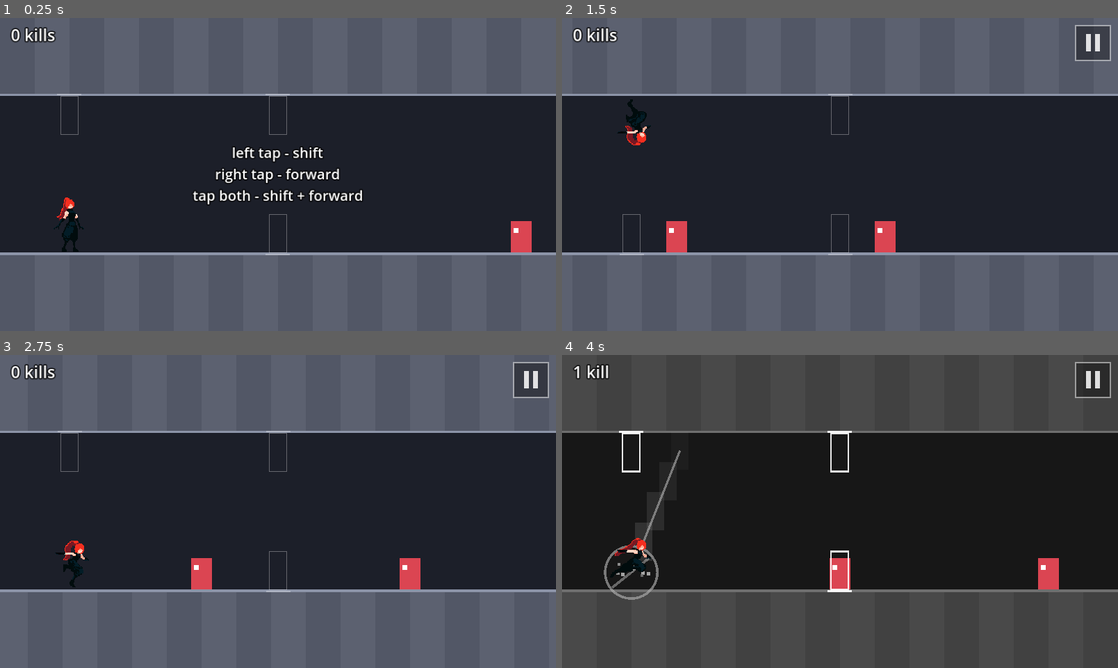
Above: before the commit, frames 1-4 (two rows, left to right).
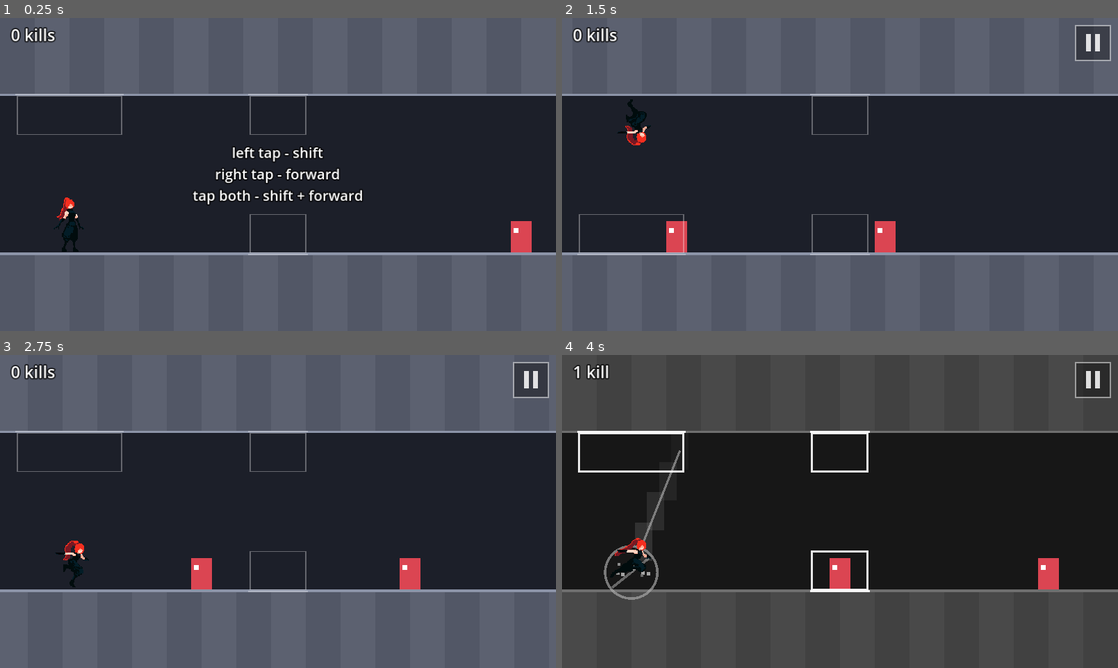
Above: after the commit, the same moments.

Repository: fredsbreads/game-off
Game: Godot game, scene res://scenes/main.tscn
Same seed, same stepped clock (60 frames per second), same inputs: the game is played once before the commit and once after it.
Inputs (mouse positions are in pixels of both pictures, inside the frame that each line leads up to):
- Up to frame 1 (0.25 s): no input
- Up to frame 2 (1.5 s): tap Enter at 0.5 s; move the mouse to (962, 158) at 0.52 s; hold K (tp_forward) 0.53-1.28 s; hold J (tp_vertical) 0.53-1.28 s; click (962, 158) at 0.67 s; move the mouse to (728, 190) at 1.27 s; tap Shift at 1.35 s
- Up to frame 3 (2.75 s): move the mouse to (333, 442) at 2.02 s; hold K (tp_forward) from 2.03 s (still down); hold J (tp_vertical) from 2.03 s (still down)
- Up to frame 4 (4 s): move the mouse to (812, 574) at 2.77 s; release J (tp_vertical) at 2.78 s; tap Shift at 2.85 s; click (812, 574) at 2.92 s; move the mouse to (1006, 558) at 3.52 s; release K (tp_forward) at 3.53 s; hold J (tp_vertical) from 3.53 s (still down)

The runs differ from the first frame. In frame 1, 0.5% of the frame differs, in the area x 2-56%, y 24-76%; in frame 2, 0.5%; in frame 3, 0.5%; in frame 4, 0.9%.

Commit message:
Landing markers are as wide as each teleport's kill range

Diff:
--- a/scripts/player.gd
+++ b/scripts/player.gd
@@ -117,7 +117,6 @@
 	if not alive:
 		return
 	var t := Rules.TILE
-	var w := MARKER_SIZE.x * t
 	var h := MARKER_SIZE.y * t
 	# In local coordinates the other row is always ROW_GAP "up" (-y): when
 	# the player is flipped onto the ceiling, that maps down to the floor.
@@ -130,17 +129,22 @@
 		marker_color.a *= 0.75 + 0.25 * cos(_lit_time * MARKER_LIT_PULSE_SPEED)
 		width = 3.0
 	var fwd := Rules.FORWARD * t
+	# Each marker is as wide as that teleport's kill range: an enemy whose
+	# centre is inside it dies if you make that move now. The across marker
+	# (vertical) is wider because that teleport is more forgiving.
+	var k := Rules.KILL_RADIUS * t * 2.0
+	var kv := Rules.VERTICAL_KILL_RADIUS * t * 2.0
 	# Forward: same row.
-	_draw_marker(Rect2(fwd - w / 2, -h, w, h), 3.0, marker_color, width)
+	_draw_marker(Rect2(fwd - k / 2, -h, k, h), 3.0, marker_color, width)
 	# Vertical and diagonal: the other row (hanging from its surface).
-	_draw_marker(Rect2(-w / 2, -gap, w, h), -gap - 3.0, marker_color, width)
-	_draw_marker(Rect2(fwd - w / 2, -gap, w, h), -gap - 3.0, marker_color, width)
+	_draw_marker(Rect2(-kv / 2, -gap, kv, h), -gap - 3.0, marker_color, width)
+	_draw_marker(Rect2(fwd - k / 2, -gap, k, h), -gap - 3.0, marker_color, width)
 
 
 func _draw_marker(body: Rect2, line_y: float, color: Color, width: float) -> void:
 	draw_rect(body, color, false, width)
 	var cx := body.get_center().x
-	var half := body.size.x * 0.7
+	var half := body.size.x * 0.5 + 4.0
 	draw_line(Vector2(cx - half, line_y), Vector2(cx + half, line_y), color, width + 1.0)
 
 
